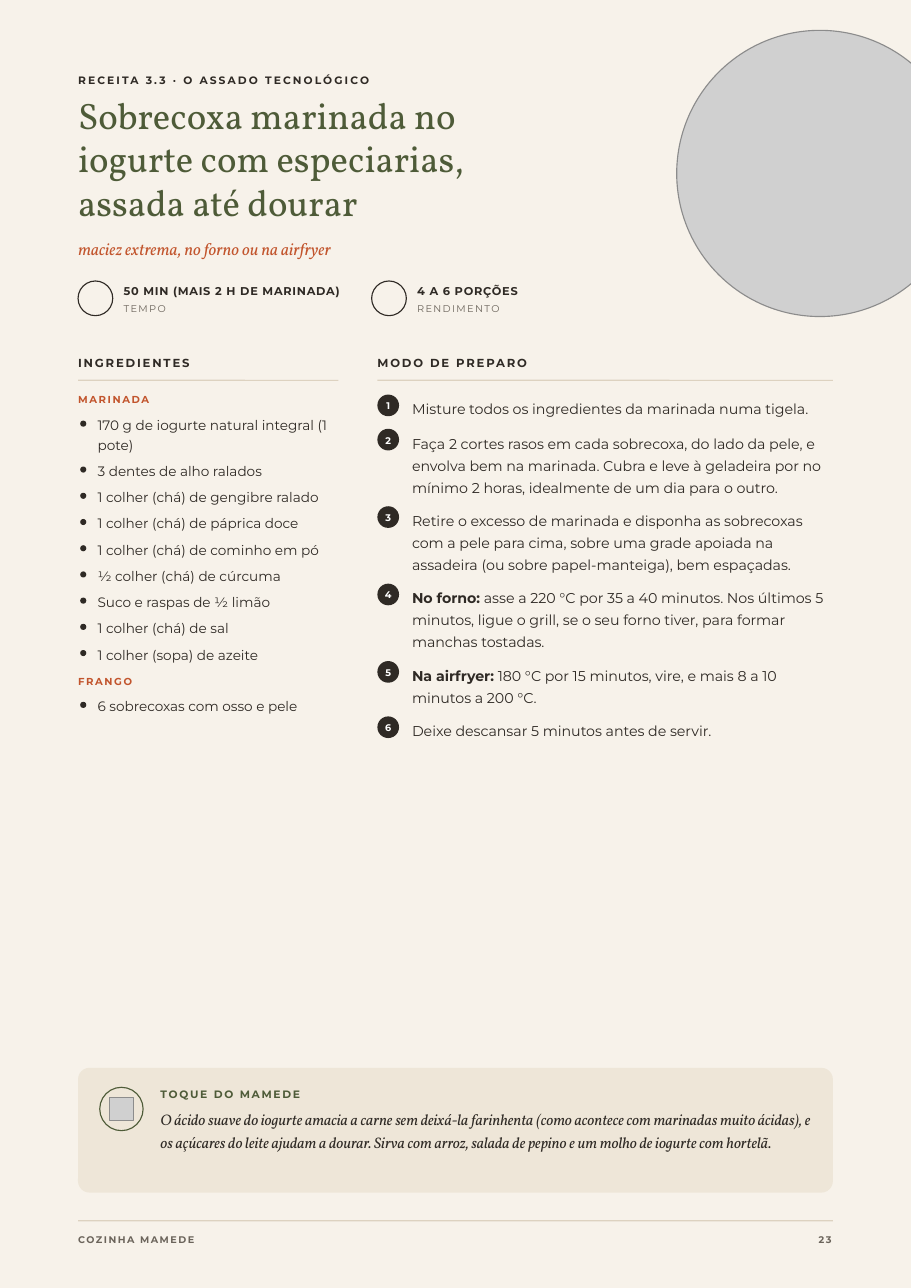
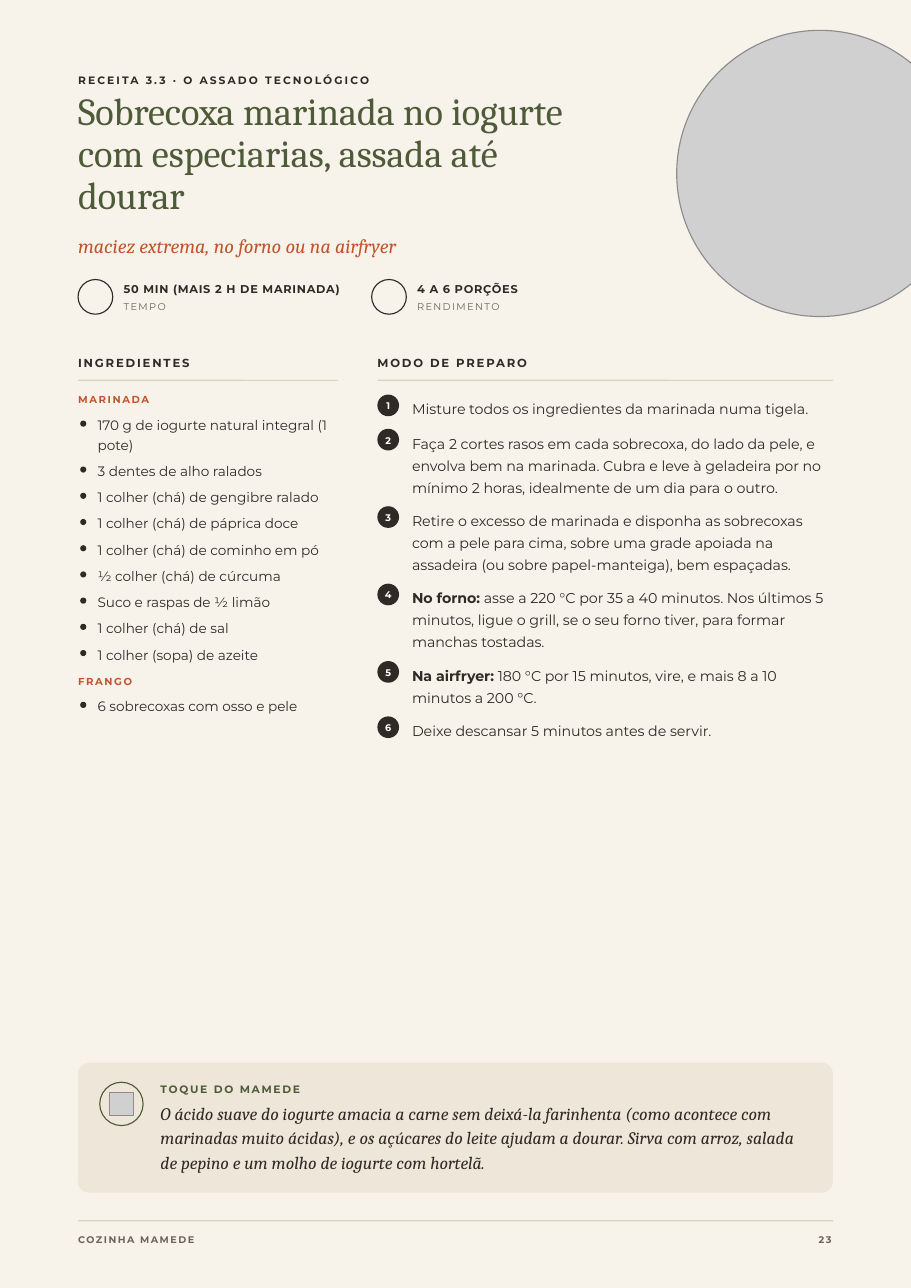
Before and after one commit to monelleayabamensah-hub/ebook-receitas, a slide deck: slide 23 of versoes/VERSAO COM FOTOGRAFIAS/Cozinha-Mamede-Canva.pptx. Drawn at 911x1288 pixels with LibreOffice and Linux fonts; fonts in the diff are those of the drawing; grey boxes stand for pictures; background and template pictures are left out. Boxes give left, top, right and bottom in pixels: in the first picture for what was removed or moved away, otherwise in the second. Text is boxed around its words. In the diff, an @@ line names an element or a change of style, - is before the commit and + after.

```diff
--- a/versoes/VERSAO COM FOTOGRAFIAS/Cozinha-Mamede-Canva.pptx
+++ b/versoes/VERSAO COM FOTOGRAFIAS/Cozinha-Mamede-Canva.pptx
@@ text "Sobrecoxa marinada no iogurte com ..." at <box>78,98,562,210</box>: size 24 to 25 pt, font Vollkorn to Cambria; line spacing 28.3pt to 27.5pt @@
@@ text "maciez extrema, no forno ou ..." at <box>78,239,396,258</box>: size 11 to 13 pt, font Vollkorn to Cambria; line spacing 15.4pt to 16.9pt @@
@@ rounded rectangle: place and size @@
-rounded rectangle at <box>78,1067,833,1192</box>
+rounded rectangle at <box>78,1063,833,1193</box>
@@ rounded rectangle at <box>78,1063,833,1193</box>: proportions changed @@
@@ 1 picture, 1 text, 1 rounded rectangle: place and size @@
-1 picture, 1 text, 1 rounded rectangle at <box>100,1087,300,1130</box>
+1 picture, 1 text, 1 rounded rectangle at <box>100,1083,300,1126</box>
@@ text "O ácido suave do iogurte ...": place and size @@
-text "O ácido suave do iogurte ..." at <box>160,1114,811,1152</box>
+text "O ácido suave do iogurte ..." at <box>160,1107,794,1173</box>
@@ text "O ácido suave do iogurte ..." at <box>160,1107,794,1173</box>: size 10 to 11.5 pt, font Vollkorn to Cambria; line spacing 15pt to 16.1pt @@
```
Also in this commit, not shown: 40 other slides changed, 19 other files.
